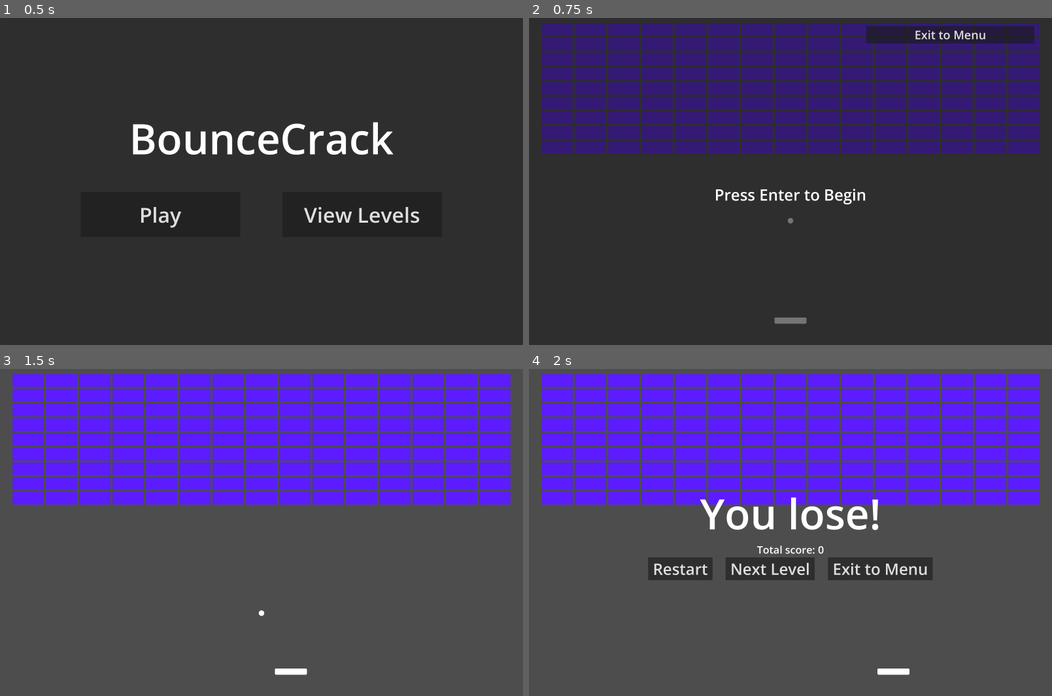
Above: before the commit, frames 1-4 (two rows, left to right).
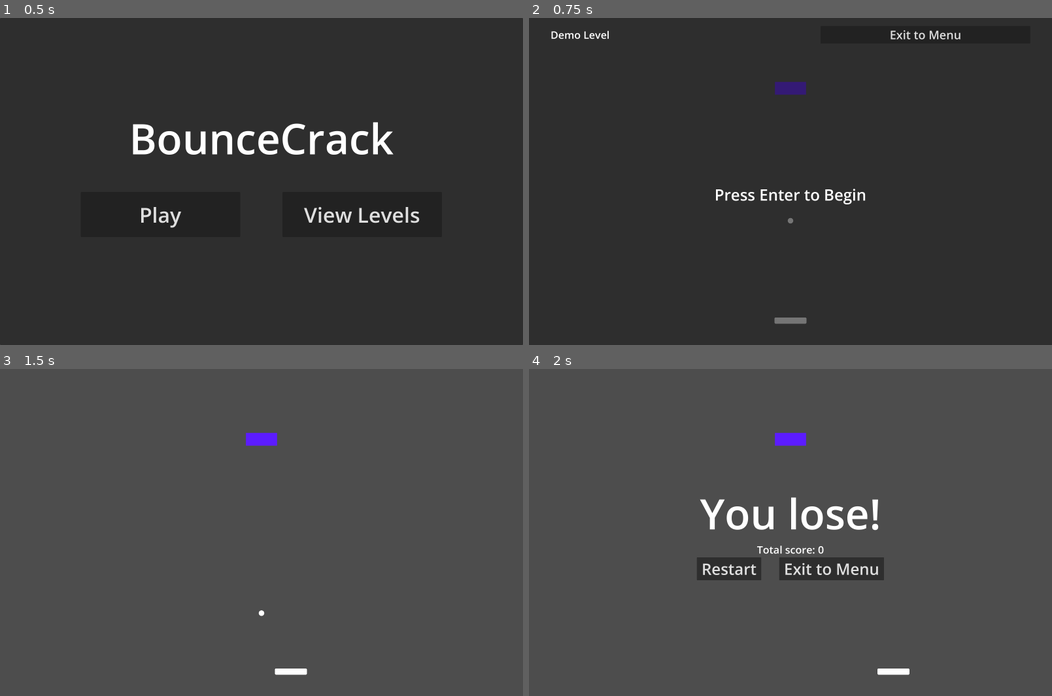
Above: after the commit, the same moments.

Repository: acmattson3/bounce-crack
Game: Godot game, scene res://menu/menu.tscn
Same seed, same stepped clock (60 frames per second), same inputs: the game is played once before the commit and once after it.
Inputs:
- Up to frame 1 (0.5 s): no input
- Up to frame 2 (0.75 s): click "Play" at 0.5 s
- Up to frame 3 (1.5 s): tap Enter (enter) at 1.25, 1.35 s; hold Right (paddle_right) from 1.28 s (still down)
- Up to frame 4 (2 s): keep holding Right (paddle_right)

Frame 1 is identical in both runs. In frame 2, 31% of the frame differs, in the area x 2-98%, y 1-42%; in frame 3, 33%; in frame 4, 35%, in the area x 2-98%, y 1-65%.

Commit message:
Changed level menu logic to list all scenes in levels directory (except base_level). Renamed files accordingly.

Diff:
--- a/bouncecrack/event_handler.gd
+++ b/bouncecrack/event_handler.gd
@@ -2,6 +2,8 @@
 
 # Menu signals
 signal exit_to_menu(error)
+
+var _levels: Array = []
 
 # Game signals
 signal block_broken(location)
@@ -14,6 +16,7 @@
 		score = value if value >= 0 else 0
 
 func _ready() -> void:
+	fill_levels()
 	block_broken.connect(_on_block_broken)
 	game_over.connect(_on_game_over)
 
@@ -27,17 +30,43 @@
 func start_level(level_name: String, advance_level := false):
 	var level_path := ""
 	if advance_level:
-		var level_num: int = level_name.lstrip("level_").to_int() + 1
-		print(level_name.lstrip("level_"))
-		level_path = "res://levels/level_"+str(level_num)+".tscn"
+		print(_levels)
+		print(level_name)
+		var new_level_idx: int = _levels.find(level_name)+1
+		#print(new_level_idx, " VS ", _levels.size())
+		if new_level_idx < _levels.size():
+			level_path = "res://levels/"+_levels[new_level_idx]
+		else:
+			print("All levels completed!")
+			exit_to_menu.emit("All levels completed!")
+			return
 	else:
-		level_path = "res://levels/"+level_name+".tscn"
+		level_path = "res://levels/"+level_name
 
 	var level = load(level_path)
 	if level:
+		await get_tree().process_frame
 		is_game_over = false
 		score = 0
 		get_tree().root.add_child(level.instantiate(), true)
 	else:
 		print("Failed to load scene: ", level_path)
 		exit_to_menu.emit("Failed to load scene: "+level_path)
+
+func fill_levels():
+	_levels = []
+	var dir = DirAccess.open("res://levels")
+	if dir:
+		dir.list_dir_begin()
+		var filename = dir.get_next()
+		while filename != "":
+			if not dir.current_is_dir():
+				if filename.get_extension() == "tscn" and filename != "base_level.tscn":
+					_levels.append(filename)
+			filename = dir.get_next()
+		_levels.sort()
+	else:
+		print("Failed to open `res://levels` directory.")
+
+func get_levels():
+	return _levels
--- a/bouncecrack/levels/base_level_2d.gd
+++ b/bouncecrack/levels/base_level.gd
@@ -23,8 +23,12 @@
 	$GameOverScreen.show()
 	if game_won:
 		%TempGameOverLabel.text = "You win!"
+		%NextLevelButton.show()
+		%Spacer4.show()
 	else:
 		%TempGameOverLabel.text = "You lose!"
+		%NextLevelButton.hide()
+		%Spacer4.hide()
 
 	%TempScoreLabel.text = "Total score: "+str(EventHandler.score)
 
@@ -53,7 +57,7 @@
 func _on_restart_button_pressed() -> void:
 	var prev_name = name
 	name = "queued_level" # The new scene wants our name!
-	EventHandler.start_level(prev_name)
+	EventHandler.start_level(prev_name+".tscn")
 	queue_free()
 
 func _on_exit_to_menu_button_pressed() -> void:
@@ -61,5 +65,5 @@
 	queue_free()
 
 func _on_next_level_button_pressed() -> void:
-	EventHandler.start_level(name, true)
+	EventHandler.start_level(name+".tscn", true)
 	queue_free()
--- a/bouncecrack/levels/base_level_2d.tscn
+++ b/bouncecrack/levels/base_level.tscn
@@ -1,6 +1,6 @@
 [gd_scene load_steps=7 format=3 uid="uid://ch1i2f5ubyhbr"]
 
-[ext_resource type="Script" path="res://levels/base_level_2d.gd" id="1_spv6l"]
+[ext_resource type="Script" path="res://levels/base_level.gd" id="1_spv6l"]
 [ext_resource type="PackedScene" uid="uid://dlod2omqbdval" path="res://player_paddle/player_paddle_2d.tscn" id="2_qxhxt"]
 [ext_resource type="PackedScene" uid="uid://bixuqfbuwj8ky" path="res://ball/ball_2d.tscn" id="3_7ac1t"]
 [ext_resource type="PackedScene" uid="uid://b8e2orb1qqu53" path="res://pause/pause.tscn" id="4_pv4yk"]
@@ -11,7 +11,7 @@
 [sub_resource type="RectangleShape2D" id="RectangleShape2D_csklp"]
 size = Vector2(3400, 100)
 
-[node name="base_level_2d" type="Node2D"]
+[node name="base_level" type="Node2D"]
 script = ExtResource("1_spv6l")
 
 [node name="PlayerPaddle2D" parent="." instance=ExtResource("2_qxhxt")]
@@ -106,11 +106,13 @@
 size_flags_stretch_ratio = 0.1
 
 [node name="NextLevelButton" type="Button" parent="GameOverScreen/VBoxContainer/HBoxContainer"]
+unique_name_in_owner = true
 layout_mode = 2
 theme_override_font_sizes/font_size = 96
 text = " Next Level "
 
 [node name="Spacer4" type="Control" parent="GameOverScreen/VBoxContainer/HBoxContainer"]
+unique_name_in_owner = true
 layout_mode = 2
 size_flags_horizontal = 3
 size_flags_vertical = 3
@@ -131,7 +133,7 @@
 size_flags_horizontal = 3
 size_flags_vertical = 3
 
-[node name="StartOverlay" parent="." instance=ExtResource("4_pv4yk")]
+[node name="PauseOverlay" parent="." instance=ExtResource("4_pv4yk")]
 offset_left = -1600.0
 offset_top = -1000.0
 
--- /dev/null
+++ b/bouncecrack/levels/demo_level.tscn
@@ -0,0 +1,13 @@
+[gd_scene load_steps=4 format=3 uid="uid://2tp4ccmlp36w"]
+
+[ext_resource type="PackedScene" uid="uid://ch1i2f5ubyhbr" path="res://levels/base_level.tscn" id="1_acc23"]
+[ext_resource type="Script" path="res://levels/demo_level.gd" id="2_xipbn"]
+[ext_resource type="PackedScene" uid="uid://ct2jjmuvxpa3n" path="res://blocks/block_group_2d.tscn" id="3_rbh4a"]
+
+[node name="demo_level" instance=ExtResource("1_acc23")]
+script = ExtResource("2_xipbn")
+
+[node name="BlockGroup2D" parent="Blocks" index="0" instance=ExtResource("3_rbh4a")]
+position = Vector2(0, -570)
+group_size_x = 1
+group_size_y = 1
--- a/bouncecrack/levels/demo_level_2d.tscn
+++ /dev/null
@@ -1,13 +0,0 @@
-[gd_scene load_steps=4 format=3 uid="uid://2tp4ccmlp36w"]
-
-[ext_resource type="PackedScene" uid="uid://ch1i2f5ubyhbr" path="res://levels/base_level_2d.tscn" id="1_svl7e"]
-[ext_resource type="Script" path="res://levels/demo_level_2d.gd" id="2_7fkiv"]
-[ext_resource type="PackedScene" uid="uid://ct2jjmuvxpa3n" path="res://blocks/block_group_2d.tscn" id="2_k3i67"]
-
-[node name="demo_level_2d" instance=ExtResource("1_svl7e")]
-script = ExtResource("2_7fkiv")
-
-[node name="BlockGroup2D" parent="Blocks" index="0" instance=ExtResource("2_k3i67")]
-position = Vector2(0, -570)
-group_size_x = 15
-group_size_y = 9
--- a/bouncecrack/levels/level_1.tscn
+++ b/bouncecrack/levels/level_1.tscn
@@ -1,6 +1,6 @@
 [gd_scene load_steps=3 format=3 uid="uid://btwnb837sesqi"]
 
-[ext_resource type="PackedScene" uid="uid://ch1i2f5ubyhbr" path="res://levels/base_level_2d.tscn" id="1_xgtdf"]
+[ext_resource type="PackedScene" uid="uid://ch1i2f5ubyhbr" path="res://levels/base_level.tscn" id="1_xgtdf"]
 [ext_resource type="Script" path="res://levels/level_1.gd" id="2_hk6l0"]
 
 [node name="level_1" instance=ExtResource("1_xgtdf")]
--- /dev/null
+++ b/bouncecrack/levels/level_2.gd
@@ -0,0 +1,10 @@
+extends BaseLevel
+
+
+func _ready() -> void:
+	super._ready() # Call the BaseLevel _ready() function
+	# Do things unique to level_2!
+
+func _physics_process(delta: float) -> void:
+	super._physics_process(delta) # Call the BaseLevel _physics_process() function
+	# Do things unique to level_2!
--- /dev/null
+++ b/bouncecrack/levels/level_2.tscn
@@ -0,0 +1,7 @@
+[gd_scene load_steps=3 format=3 uid="uid://c4fm51081a4rq"]
+
+[ext_resource type="PackedScene" uid="uid://ch1i2f5ubyhbr" path="res://levels/base_level.tscn" id="1_ahu55"]
+[ext_resource type="Script" path="res://levels/level_2.gd" id="2_012al"]
+
+[node name="level_2" instance=ExtResource("1_ahu55")]
+script = ExtResource("2_012al")
--- a/bouncecrack/menu/menu.gd
+++ b/bouncecrack/menu/menu.gd
@@ -1,4 +1,6 @@
 extends CanvasLayer
+
+var levels: Array
 
 var error_label_text: String = "":
 	set(value):
@@ -14,13 +16,24 @@
 func _ready() -> void:
 	EventHandler.exit_to_menu.connect(_on_exit_to_menu)
 
-	process_mode = PROCESS_MODE_ALWAYS # We aren't affected by pausing
-	for button in %LevelsGridContainer.get_children():
-		button.pressed.connect(_handle_level_button.bind(button.name))
+	process_mode = PROCESS_MODE_ALWAYS # # We are unaffected by pausing the scene tree.
+
+	for level: String in EventHandler.get_levels():
+		var new_button := Button.new()
+		new_button.add_theme_font_size_override("font_size", 48)
+		new_button.name = level.rstrip(".tscn")
+		new_button.text = new_button.name.capitalize()
+		new_button.size_flags_horizontal = Control.SIZE_EXPAND_FILL
+		new_button.pressed.connect(_handle_level_button.bind(level))
+		%LevelsGridContainer.add_child(new_button, true)
+
+	#for button in %LevelsGridContainer.get_children():
+	#	button.pressed.connect(_handle_level_button.bind(button.name))
 
 
-func _handle_level_button(button_name):
-	EventHandler.start_level(button_name)
+func _handle_level_button(level_name):
+	print("_handle_level_button: ", level_name)
+	EventHandler.start_level(level_name)
 	hide()
 
 func _on_exit_to_menu(error: String = ""):
@@ -39,5 +52,5 @@
 	$LevelsContainer.hide()
 
 func _on_play_button_pressed() -> void:
-	EventHandler.start_level("demo_level_2d")
+	EventHandler.start_level("demo_level.tscn")
 	hide()
--- a/bouncecrack/menu/menu.tscn
+++ b/bouncecrack/menu/menu.tscn
@@ -159,54 +159,6 @@
 theme_override_constants/v_separation = 25
 columns = 4
 
-[node name="level_1" type="Button" parent="LevelsContainer/NinePatchRect/HBoxContainer/VBoxContainer/LevelsGridContainer"]
-layout_mode = 2
-size_flags_horizontal = 3
-theme_override_font_sizes/font_size = 48
-text = "Level 1"
-
-[node name="level_2" type="Button" parent="LevelsContainer/NinePatchRect/HBoxContainer/VBoxContainer/LevelsGridContainer"]
-layout_mode = 2
-size_flags_horizontal = 3
-theme_override_font_sizes/font_size = 48
-text = "Level 2"
-
-[node name="level_3" type="Button" parent="LevelsContainer/NinePatchRect/HBoxContainer/VBoxContainer/LevelsGridContainer"]
-layout_mode = 2
-size_flags_horizontal = 3
-theme_override_font_sizes/font_size = 48
-text = "Level 3"
-
-[node name="level_4" type="Button" parent="LevelsContainer/NinePatchRect/HBoxContainer/VBoxContainer/LevelsGridContainer"]
-layout_mode = 2
-size_flags_horizontal = 3
-theme_override_font_sizes/font_size = 48
-text = "Level 4"
-
-[node name="level_5" type="Button" parent="LevelsContainer/NinePatchRect/HBoxContainer/VBoxContainer/LevelsGridContainer"]
-layout_mode = 2
-size_flags_horizontal = 3
-theme_override_font_sizes/font_size = 48
-text = "Level 5"
-
-[node name="level_6" type="Button" parent="LevelsContainer/NinePatchRect/HBoxContainer/VBoxContainer/LevelsGridContainer"]
-layout_mode = 2
-size_flags_horizontal = 3
-theme_override_font_sizes/font_size = 48
-text = "Level 6"
-
-[node name="level_7" type="Button" parent="LevelsContainer/NinePatchRect/HBoxContainer/VBoxContainer/LevelsGridContainer"]
-layout_mode = 2
-size_flags_horizontal = 3
-theme_override_font_sizes/font_size = 48
-text = "Level 7"
-
-[node name="level_8" type="Button" parent="LevelsContainer/NinePatchRect/HBoxContainer/VBoxContainer/LevelsGridContainer"]
-layout_mode = 2
-size_flags_horizontal = 3
-theme_override_font_sizes/font_size = 48
-text = "Level 8"
-
 [node name="Spacer2" type="Control" parent="LevelsContainer/NinePatchRect/HBoxContainer/VBoxContainer"]
 layout_mode = 2
 size_flags_vertical = 3
--- a/bouncecrack/pause/pause.gd
+++ b/bouncecrack/pause/pause.gd
@@ -2,6 +2,7 @@
 
 # Called when the node enters the scene tree for the first time.
 func _ready() -> void:
+	%LevelNameLabel.text = get_parent().name.capitalize()
 	process_mode = PROCESS_MODE_ALWAYS # We are unaffected by pausing the scene tree.
 	get_tree().paused = true
 
--- a/bouncecrack/pause/pause.tscn
+++ b/bouncecrack/pause/pause.tscn
@@ -18,11 +18,22 @@
 [node name="HBoxContainer" type="HBoxContainer" parent="VBoxContainer"]
 layout_mode = 2
 
+[node name="Spacer3" type="Control" parent="VBoxContainer/HBoxContainer"]
+layout_mode = 2
+size_flags_horizontal = 3
+size_flags_vertical = 3
+size_flags_stretch_ratio = 0.1
+
+[node name="LevelNameLabel" type="Label" parent="VBoxContainer/HBoxContainer"]
+unique_name_in_owner = true
+layout_mode = 2
+theme_override_font_sizes/font_size = 64
+text = "Unnamed Level"
+
 [node name="Spacer" type="Control" parent="VBoxContainer/HBoxContainer"]
 layout_mode = 2
 size_flags_horizontal = 3
 size_flags_vertical = 3
-size_flags_stretch_ratio = 2.0
 
 [node name="ExitToMenuButton" type="Button" parent="VBoxContainer/HBoxContainer"]
 layout_mode = 2
Renamed: bouncecrack/levels/demo_level_2d.gd -> bouncecrack/levels/demo_level.gd
